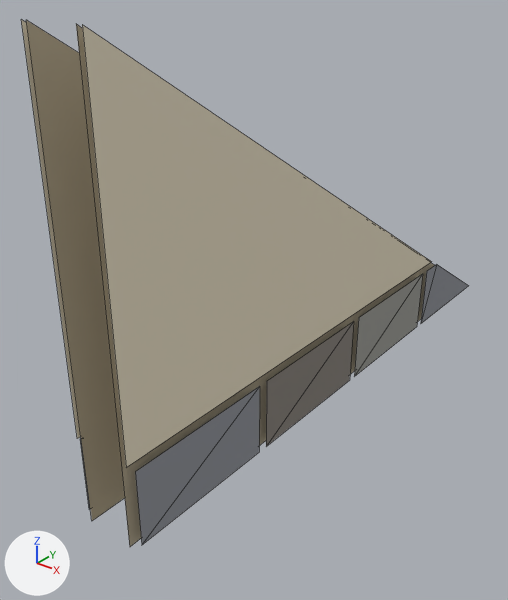
The glTF model houses/wall-plaster-gable-l.glb: old version first, new version second.
The view is the same before and after, from a camera (50 mm lens) standing at (1.016, -0.915, 0.658) and looking at (0.388, -0.131, 0.172). The lights are fixed; the arrows at lower left show +X, +Y and +Z. The older version comes first. Mesh edges are drawn as thin lines. Vertices at exactly the same position are counted once.

Before the edit, the objects in view are built like this:
```python
me_wall_plaster_gable_l = bpy.data.meshes.new('wall-plaster-gable-l')
me_wall_plaster_gable_l.from_pydata(...)  # 44 vertices, 20 faces; spans x 0.4..0.5, y -0.5..0.5, z 0.0..0.607
me_wall_plaster_gable_l.materials.append(mat_roofing)
ob_wall_plaster_gable_l = bpy.data.objects.new('wall-plaster-gable-l', me_wall_plaster_gable_l)
ob_wall_plaster_gable_l.location = (0.0, 0.0, 0.0)
```
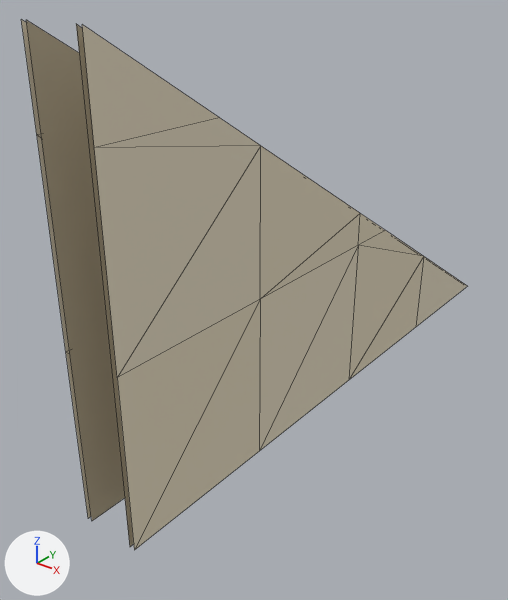
Pixel boxes [x1, y1, x2, y2] of what changed, in the pictures (508 x 600 px):
'wall-plaster-gable-l', reshaped: before [21, 20, 468, 547]; after [21, 20, 467, 550]
part 1 of me_wall_plaster_gable_l, deleted: before [80, 264, 468, 545]
part 2 of me_wall_plaster_gable_l, cut back: before [36, 25, 431, 467]; after [36, 25, 467, 550]

Diff of the bpy script that builds the scene:
```diff
--- a/houses/wall-plaster-gable-l.glb.py
+++ b/houses/wall-plaster-gable-l.glb.py
@@ me_wall_plaster_gable_l @@
 # used by ob_wall_plaster_gable_l; location = (0.0, 0.0, 0.0)
-me_wall_plaster_gable_l.from_pydata(...)  # 44 vertices, 20 faces; spans x 0.4..0.5, y -0.5..0.5, z 0.0..0.607
+me_wall_plaster_gable_l.from_pydata(...)  # 36 vertices, 32 faces; spans x 0.406..0.494, y -0.5..0.5, z 0.0..0.607
+# me_wall_plaster_gable_l part 1: 8 loose pieces with 32 vertices, spanning x 0.4..0.5, y -0.492..0.49, z 0.006..0.12, are deleted
+# me_wall_plaster_gable_l part 2
+# 4 vertices are removed from x 0.406..0.494, y -0.5..0.289, z 0.128
+# 2 faces are deleted
+# 22 vertices are added at x 0.406..0.494, y -0.5..0.5, z 0.0..0.5
+# 6 new vertices lie (0.0, 0.0, 0.25) away from vertices in x 0.406..0.494, y -0.5..0.0, z 0.0
+# 30 new faces join them
 me_wall_plaster_gable_l.materials.append(mat_roofing)
```
